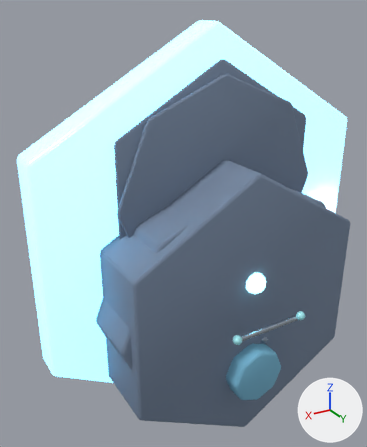
The glTF model public/assets/models/buildings/frost_tower.glb, before and after one commit.
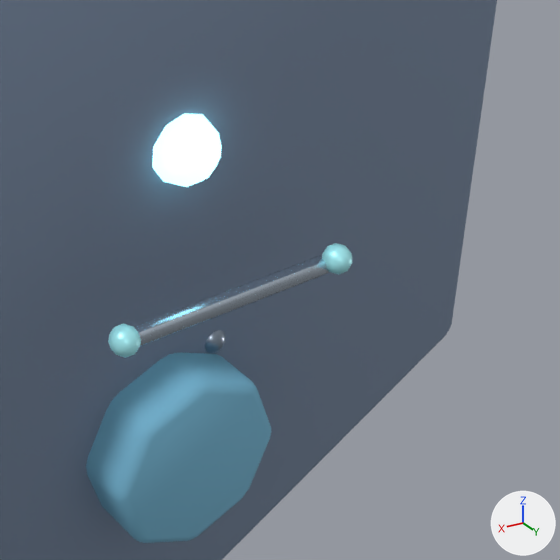
Each version is shown whole from a 50 mm camera at (2.75, 4.15, 3.57) aimed at (0.21, -0.08, 1.45), then close up on the part from 55% to 100% of the width and 53% to 91% of the height. Arrows for +X, +Y and +Z are at lower right; the lights stay in place. The last two pictures show the newer version. Where no turn or scale is listed for an object, it has been applied to the vertices.

The first close-up shows 'LOD2_PROXY_base', 'identityLamp', 'plinth', 'serviceBolt.L', 'serviceBolt.R', 'servicePlate' and 1 more.
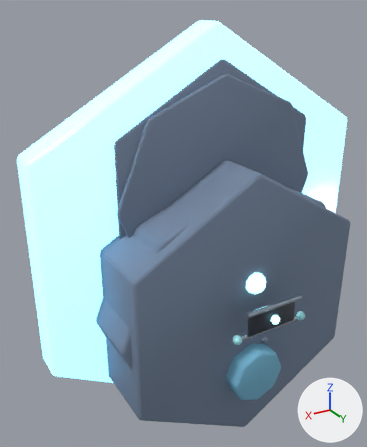
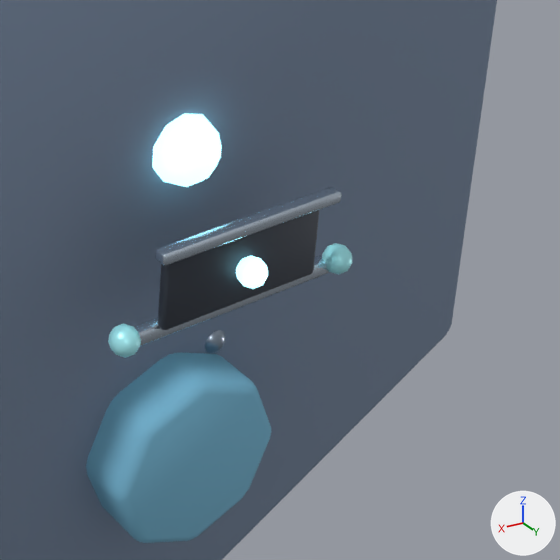
What differs and where, as boxes [x1, y1, x2, y2] in the close-ups (560 x 560 px):
'servicePanelInset', added
    after: [158, 210, 319, 330]
'servicePanelTrim', added
    after: [155, 187, 341, 266]
'servicePanelLamp', added
    after: [236, 256, 268, 289]
'servicePlate', unchanged, covered by the edit
    both: [133, 255, 329, 346]

What changed in the scene script:
```text
Add mat_mat_frost_tower_dark:
    mat_mat_frost_tower_dark = principled_material('MAT_frost_tower_dark')
    mat_mat_frost_tower_dark.base_color = (0.05, 0.06, 0.08)  # greyish blue #3f4550
    mat_mat_frost_tower_dark.metallic = 0.5
    mat_mat_frost_tower_dark.roughness = 0.58
Add me_cube_1244:
    me_cube_1244.from_pydata(...)  # 56 vertices, 108 faces; spans x -0.31..0.31, y -0.023..0.023, z -0.018..0.018
    me_cube_1244.materials.append(mat_mat_frost_tower_metallight)  # pale blue #c4d1df
Add me_icosphere_691:
    me_icosphere_691.from_pydata(...)  # an icosphere of 80 faces spanning x -0.0428..0.0428, y -0.045..0.045, z -0.045..0.045
    me_icosphere_691.materials.append(mat_mat_frost_tower_glow)  # cyan #adf8ff, glowing cyan #adf8ff
Add me_cube_1243:
    me_cube_1243.from_pydata(...)  # 56 vertices, 108 faces; spans x -0.27..0.27, y -0.018..0.018, z -0.12..0.12
    me_cube_1243.materials.append(mat_mat_frost_tower_dark)  # greyish blue #3f4550
Add ob_servicepaneltrim:
    ob_servicepaneltrim = bpy.data.objects.new('servicePanelTrim', me_cube_1244)
    ob_servicepaneltrim.location = (0.0, 1.18, 1.06)
Add ob_servicepanellamp:
    ob_servicepanellamp = bpy.data.objects.new('servicePanelLamp', me_icosphere_691)
    ob_servicepanellamp.location = (0.0, 1.2, 0.92)
Add ob_servicepanelinset:
    ob_servicepanelinset = bpy.data.objects.new('servicePanelInset', me_cube_1243)
    ob_servicepanelinset.location = (0.0, 1.15, 0.92)
```
